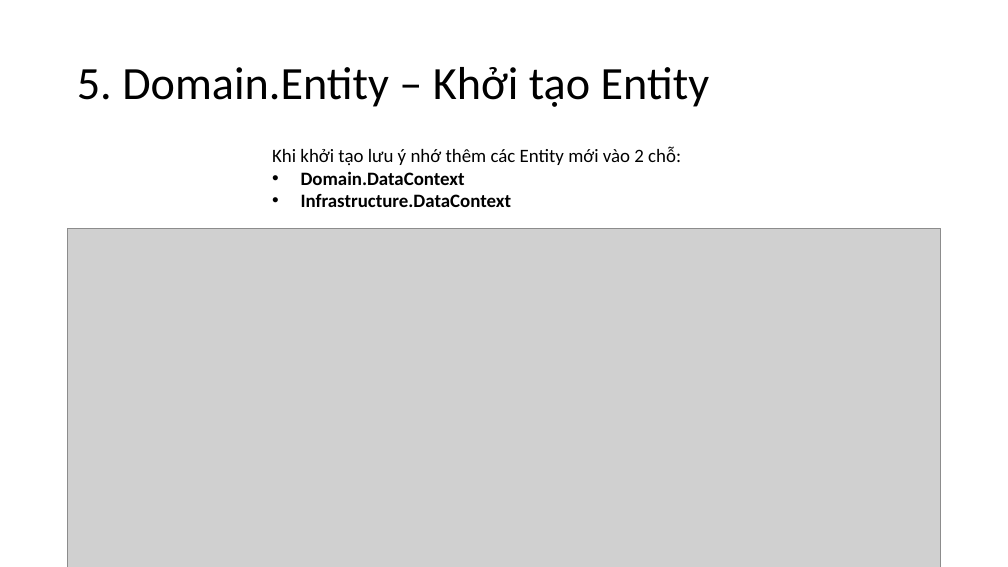
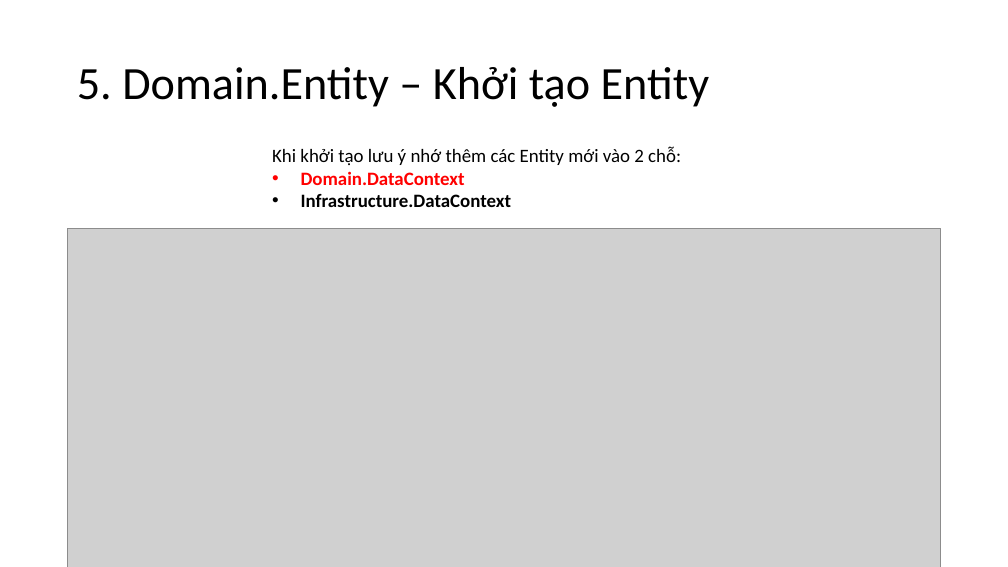
Before and after one commit to triplesix0209/dotnet.core, a slide deck: slide 13 of Document/Dev Guide.pptx. Drawn at 1008x567 pixels with LibreOffice and Linux fonts; fonts in the diff are those of the drawing; grey boxes stand for pictures. Boxes give left, top, right and bottom in pixels: in the first picture for what was removed or moved away, otherwise in the second. Text is boxed around its words. In the diff, an @@ line names an element or a change of style, - is before the commit and + after.

```diff
--- a/Document/Dev Guide.pptx
+++ b/Document/Dev Guide.pptx
@@ text at (x1=301, y1=171, x2=465, y2=185): text colour #000000 to #FF0000 in "Domain.DataContext" @@
```
Also in this commit, not shown: 11 other slides changed, 1 other file.
